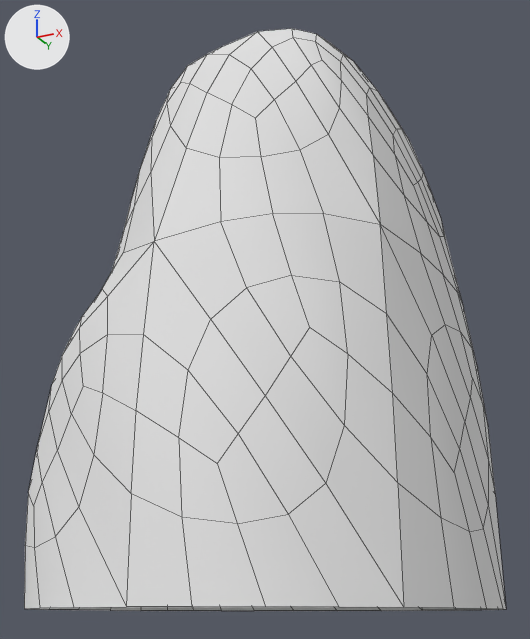
The FBX model Assets/Models/World/Environment/UnityRocks/rock_n.fbx, before and after one commit.
Before and after are seen from a camera (50 mm lens) standing at (1.16, -2.36, -0.22) and looking at (0.0, -0.04, 0.83). Lighting does not change. The marker at upper left points along +X, +Y and +Z. Mesh edges are drawn as thin lines. Where no turn or scale is listed for an object, it has been applied to the vertices.

The scene before the commit, as lines of its bpy script (objects in view):
```python
me_untitled_001 = bpy.data.meshes.new('Untitled.001')
me_untitled_001.from_pydata(...)  # 411 vertices, 396 faces; spans x -0.76..0.73, y -0.86..0.74, z -0.2..1.91
me_untitled_001.materials.append(mat_material12)  # white #e7e7e7
ob_rock_n = bpy.data.objects.new('rock_n', me_untitled_001)
ob_rock_n.location = (0.0, 0.0, 0.0)
```
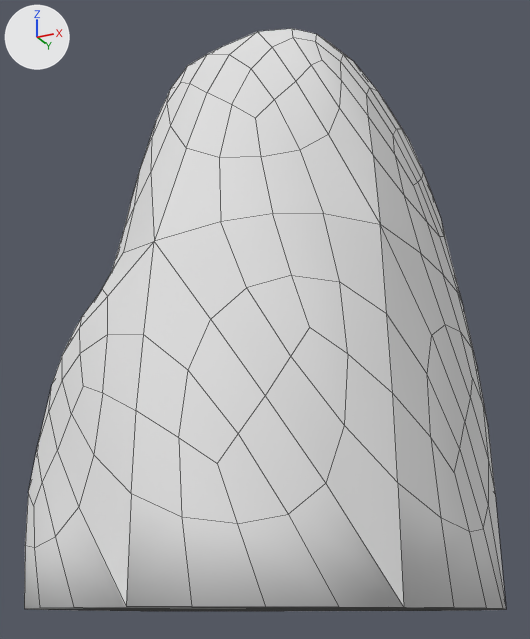
Edits to the scene script, one JSON object a line:
```json
{"block": "me_untitled_001", "where": "# used by ob_rock_n; location = (0.0, 0.0, 0.0)"}
{"op": "remove", "block": "me_untitled_001", "code": "me_untitled_001.from_pydata(...)  # 411 vertices, 396 faces; spans x -0.76..0.73, y -0.86..0.74, z -0.2..1.91"}
{"op": "add", "block": "me_untitled_001", "code": "me_untitled_001.from_pydata(...)  # 447 vertices, 445 faces; spans x -0.76..0.73, y -0.86..0.74, z -0.2..1.91"}
{"block": "me_untitled_001", "change": "me_untitled_001 part 1"}
{"block": "me_untitled_001", "change": "36 vertices are added at x -0.6..0.58, y -0.64..0.62, z -0.2"}
{"block": "me_untitled_001", "change": "49 new faces join them"}
```

Pixel boxes (x1, y1, x2, y2) of what changed, in the pictures (530 x 639 px):
```json
{"part": 1, "of": "me_untitled_001", "change": "added", "after": [31, 607, 506, 611], "on screen": "black"}
```
